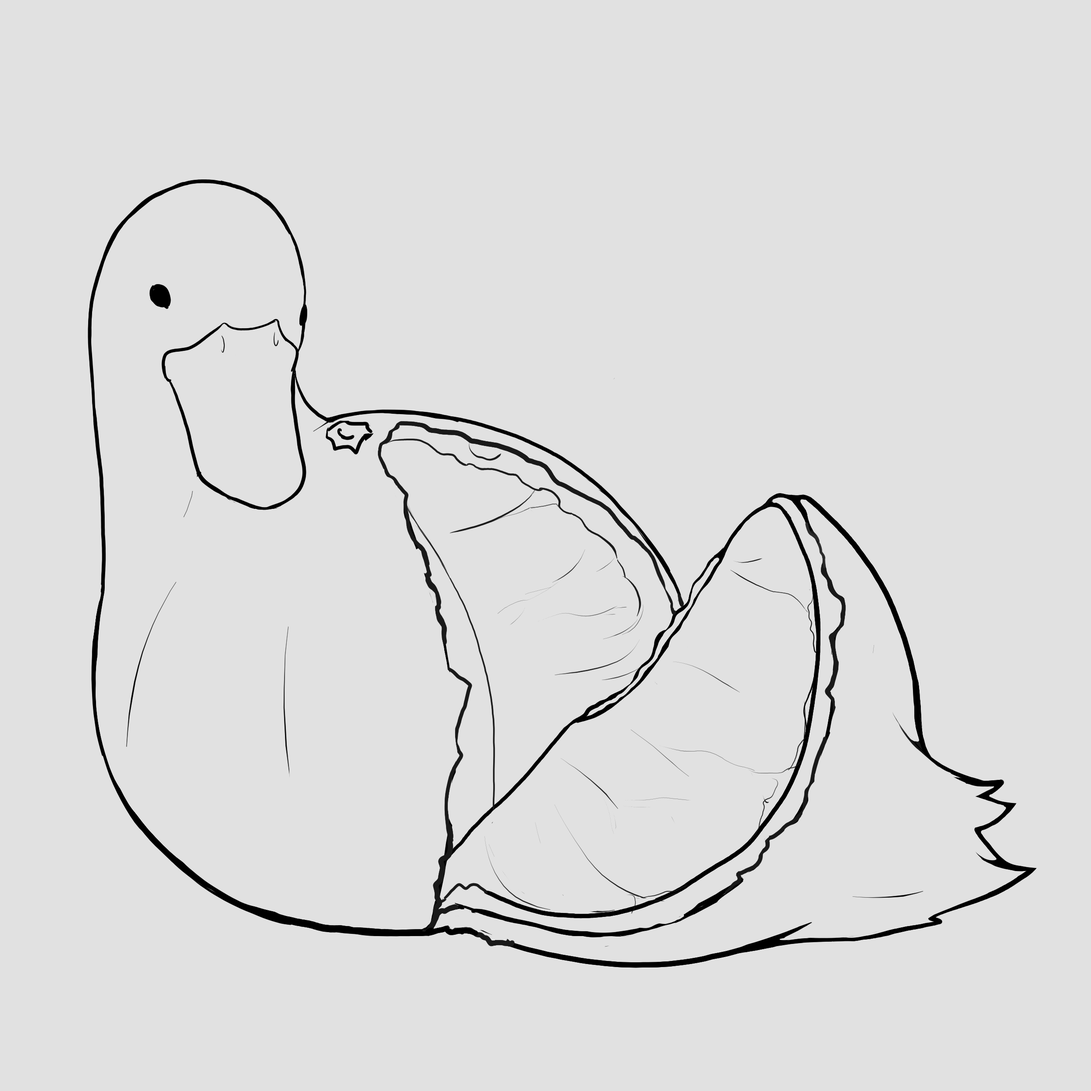
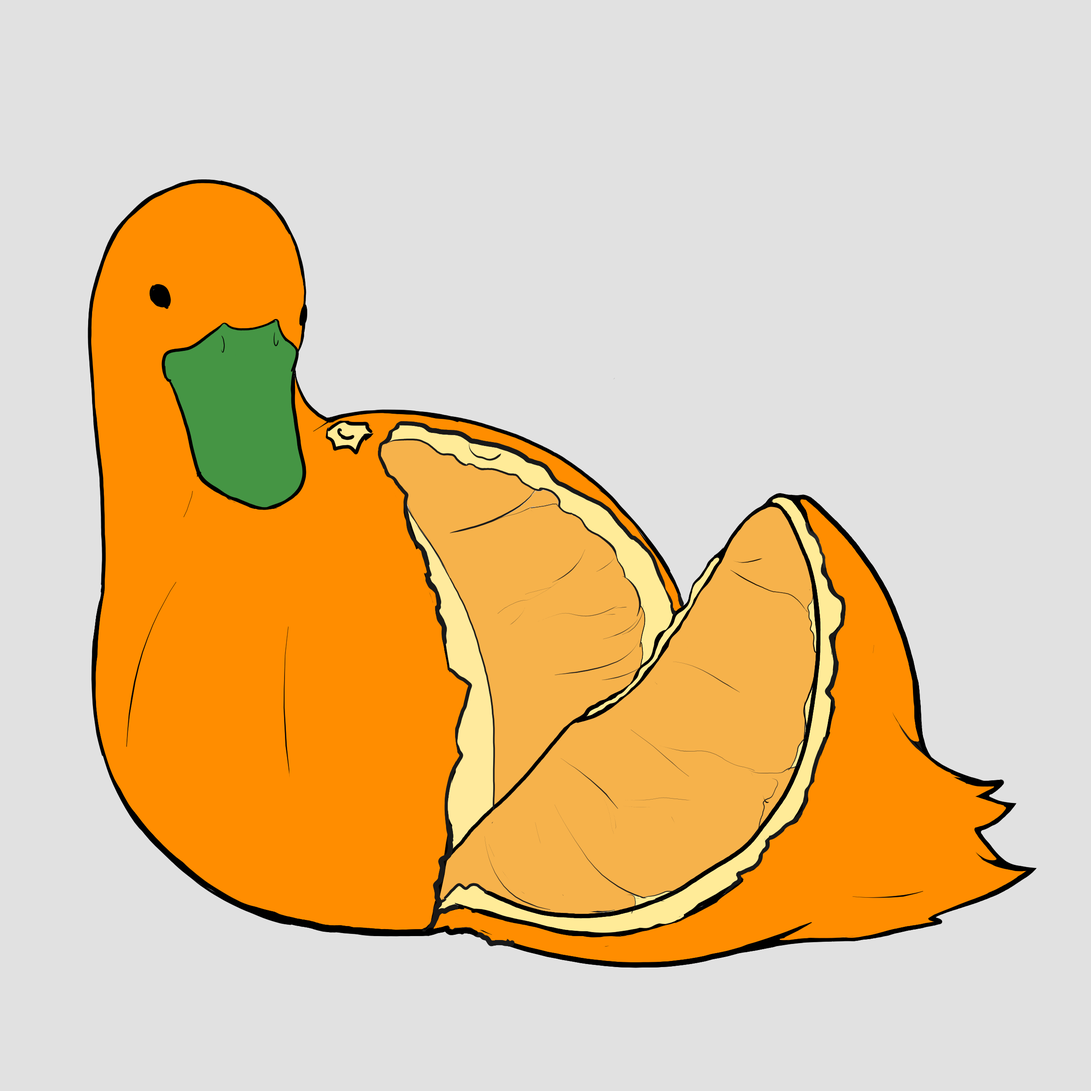
Revision of a layered 1091px x 1091px image; what changed, layer by layer:
painted on "Capa de pintura 1" over [616, 558, 646, 668]
added layer "pulpa" above "pico" over [327, 422, 843, 934]
added layer "pico" above "dentro pato" over [164, 320, 304, 509]
added layer "dentro pato" above "piel fuera" over [380, 439, 817, 916]
added layer "piel fuera" above "Fondo" over [90, 182, 1027, 964]
